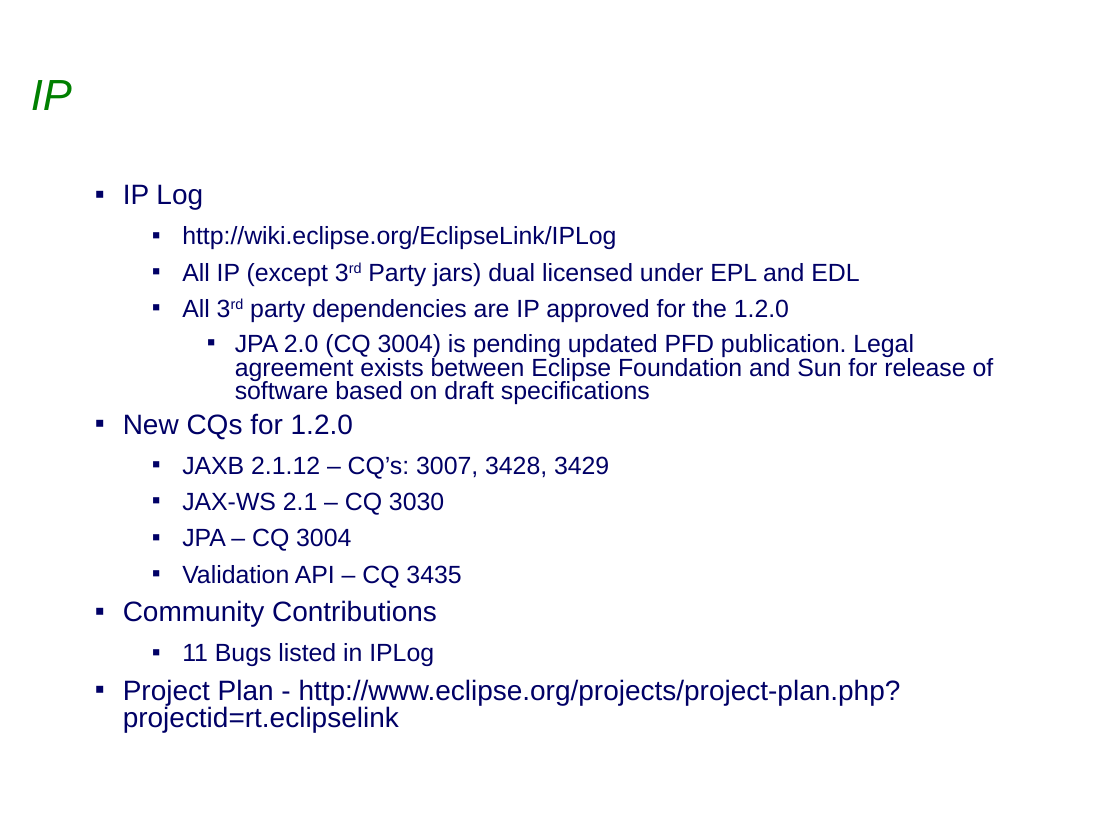
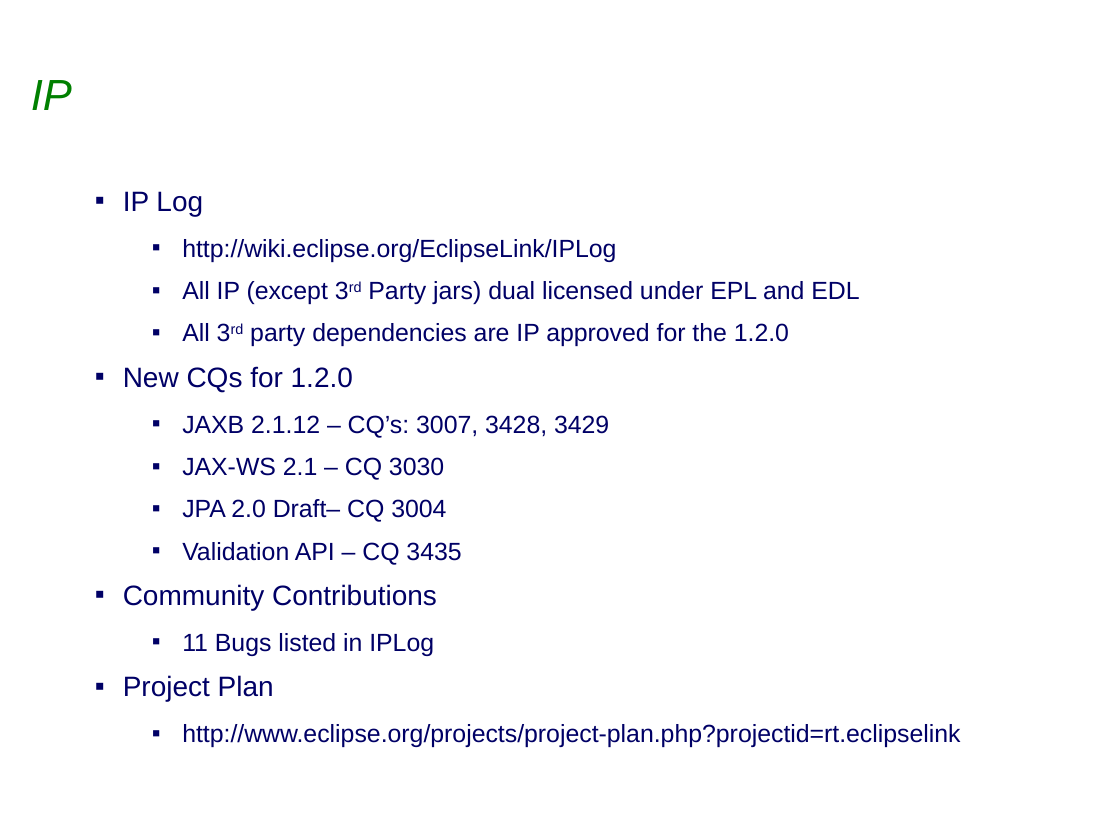
Before and after one commit to bfg-repo-cleaner-demos/eclipselink.runtime-bfg-strip-big-blobs, a slide deck: slide 13 of project-admin/Eclipselink_1.2.0_Release_Review.ppt (slide 14 before the commit). Drawn at 1120x840 pixels with LibreOffice and Linux fonts; fonts in the diff are those of the drawing; background and template pictures are left out. Boxes give left, top, right and bottom in pixels: in the first picture for what was removed or moved away, otherwise in the second. Text is boxed around its words. In the diff, an @@ line names an element or a change of style, - is before the commit and + after.

Commit message:
Final draft of release review slides for 1.2.0 added to trunk
Former-commit-id: 000e16fdfc70be885cd9ed575849d560c238e91c

```diff
--- a/project-admin/Eclipselink_1.2.0_Release_Review.ppt
+++ b/project-admin/Eclipselink_1.2.0_Release_Review.ppt
@@ text at [123,191,859,656]: line spacing 0.8 to 1 @@
@@ text at [235,334,994,404]: paragraph removed @@
-    ▪ JPA 2.0 (CQ 3004) is pending updated PFD publication. Legal agreement exists between Eclipse Foundation and Sun for release of software based on draft specifications
@@ text at [182,499,446,522]: text changed @@
-  ▪ JPA – CQ 3004
+  ▪ JPA 2.0 Draft– CQ 3004
@@ text at [123,675,960,747]: text changed; size 18 to 16 pt @@
-▪ Project Plan - http://www.eclipse.org/projects/project-plan.php?projectid=rt.eclipselink
+▪ Project Plan
+  ▪ http://www.eclipse.org/projects/project-plan.php?projectid=rt.eclipselink
```
Also in this commit, not shown: 9 other slides changed, 1 slide removed.
